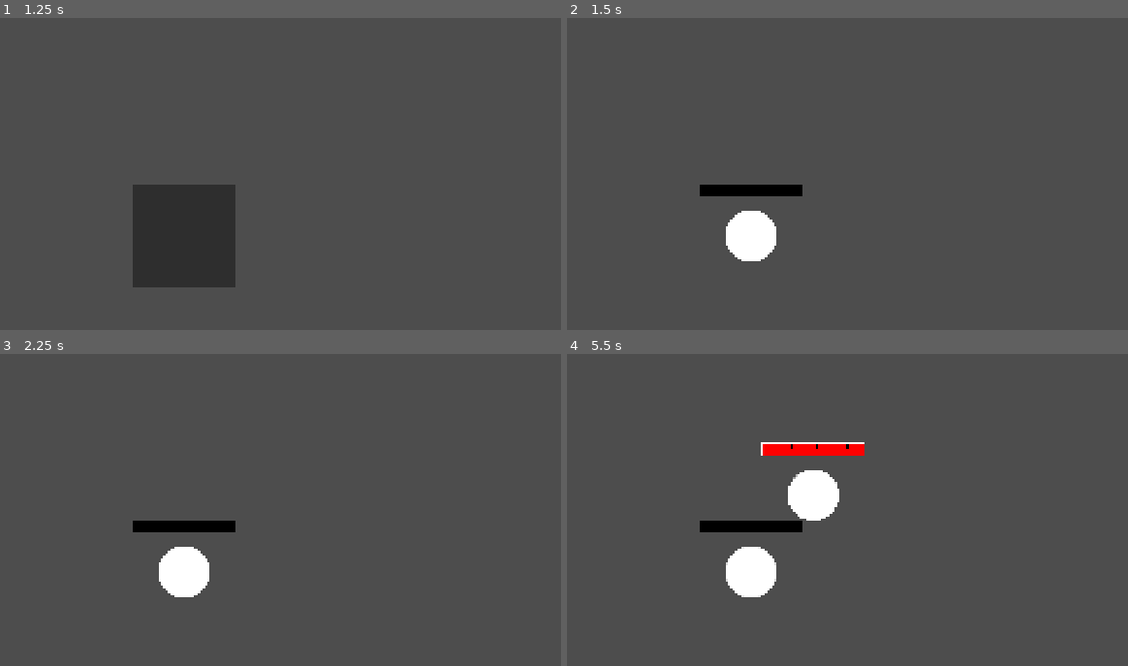
Above: before the commit, frames 1-4 (two rows, left to right).
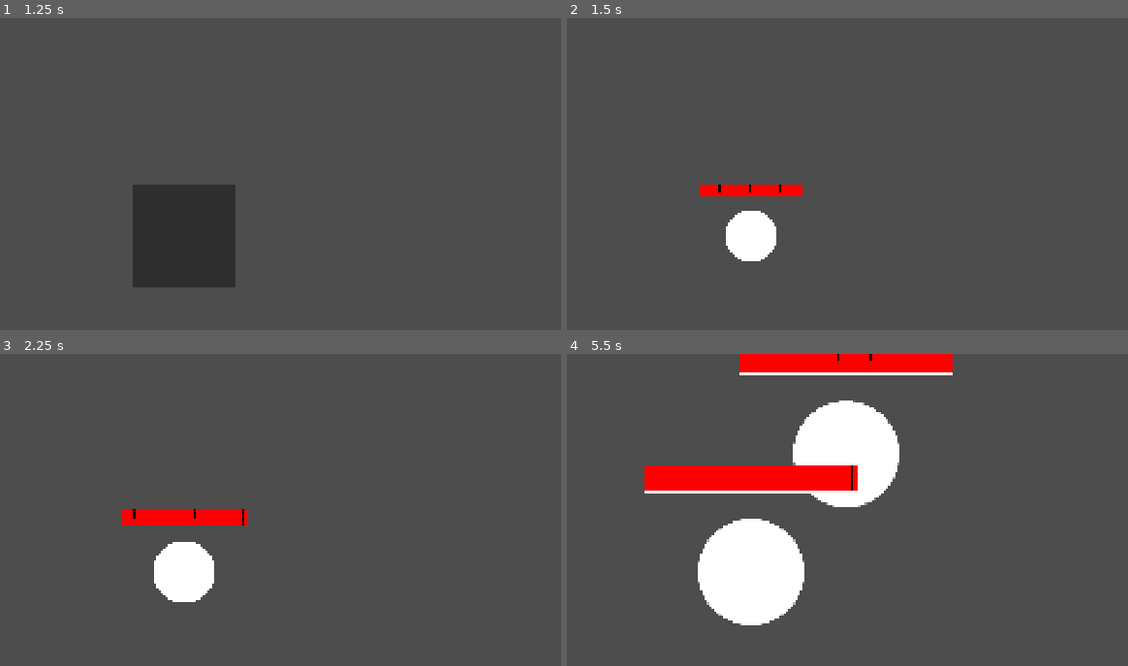
Above: after the commit, the same moments.

Repository: anzac9425/LoL-Like-Godot-4.7-2D
Game: Godot game, scene res://src/scenes/game_root/game_root.tscn
Same seed, same stepped clock (60 frames per second), same inputs: the game is played once before the commit and once after it.
Inputs (mouse positions are in pixels of both pictures, inside the frame that each line leads up to):
- Up to frame 1 (1.25 s): click (185, 236) at 0.5 s
- Up to frame 2 (1.5 s): click (752, 236) at 1.25 s
- Up to frame 3 (2.25 s): tap Enter at 2 s; move the mouse to (353, 550) at 2.02 s; hold Z (zoom_in, bound only after the commit) from 2.03 s (still down)
- Up to frame 4 (5.5 s): tap X (zoom_out, bound only after the commit) at 2.3, 2.85, 3.8, 5.3 s; move the mouse to (595, 594) at 2.77 s; release Z (zoom_in, bound only after the commit) at 2.78 s; tap Z (zoom_in, bound only after the commit) at 3.05, 4.55 s; tap Space at 3.5 s; move the mouse to (830, 475) at 3.52 s; press the mouse at (830, 475) at 3.53 s; move the mouse to (712, 659) at 4.27 s; release the mouse at (712, 659) at 4.28 s; tap S (stop) at 4.35 s; tap Enter at 5 s; move the mouse to (982, 637) at 5.02 s; hold Z (zoom_in, bound only after the commit) from 5.03 s (still down)

Frame 1 is identical in both runs. In frame 2, 0.7% of the frame differs, in the area x 23-42%, y 53-58%; in frame 3, 2.1%; in frame 4, 15%, in the area x 13-69%, y 0-87%.
Error before the commit: Cannot call method 'duplicate' on a null value. (res://src/scenes/character_base/character_base.gd:391)

Commit message:
projectile type, area

Diff:
--- a/project.godot
+++ b/project.godot
@@ -63,6 +63,16 @@
 "events": [Object(InputEventKey,"resource_local_to_scene":false,"resource_name":"","device":-1,"window_id":0,"alt_press …(192 unchanged characters)…
 ]
 }
+zoom_in={
+"deadzone": 0.2,
+"events": [Object(InputEventKey,"resource_local_to_scene":false,"resource_name":"","device":-1,"window_id":0,"alt_pressed":false,"shift_pressed":false,"ctrl_pressed":false,"meta_pressed":false,"pressed":false,"keycode":0,"physical_keycode":90,"key_label":0,"unicode":122,"location":0,"echo":false,"script":null)
+]
+}
+zoom_out={
+"deadzone": 0.2,
+"events": [Object(InputEventKey,"resource_local_to_scene":false,"resource_name":"","device":-1,"window_id":0,"alt_pressed":false,"shift_pressed":false,"ctrl_pressed":false,"meta_pressed":false,"pressed":false,"keycode":0,"physical_keycode":88,"key_label":0,"unicode":120,"location":0,"echo":false,"script":null)
+]
+}
 
 [physics]
 
--- a/src/core/systems/combat/combat.gd
+++ b/src/core/systems/combat/combat.gd
@@ -95,7 +95,9 @@
 
 	crowd_control.type = type
 	crowd_control.amount = amount
-	crowd_control.remaining_duration = duration * max(0.0, (1.0 - target.total_statistics.tenacity))
+	crowd_control.remaining_duration = duration
+	if type != CrowdControl.Type.AIRBORNE:
+		crowd_control.remaining_duration *= max(0.0, (1.0 - target.total_statistics.tenacity))
 
 	target.crowd_controls.append(crowd_control)
 
--- a/src/core/systems/combat/crowd_control.gd
+++ b/src/core/systems/combat/crowd_control.gd
@@ -5,7 +5,8 @@
 	SLOW,
 	STUN,
 	ROOT,
-	SILENCE
+	SILENCE,
+	AIRBORNE
 }
 
 var type: Type
--- a/src/resources/characters/aatrox/aatrox_character_data.tres
+++ b/src/resources/characters/aatrox/aatrox_character_data.tres
@@ -7,7 +7,7 @@
 
 [resource]
 script = ExtResource("1_nbm8a")
-character_name = "test2"
+character_name = "aatrox"
 radius = 64.0
 statistics = ExtResource("3_u1uq4")
 growth_statistics = ExtResource("2_l8l3w")
--- a/src/resources/characters/aatrox/aatrox_growth_statistics.tres
+++ b/src/resources/characters/aatrox/aatrox_growth_statistics.tres
@@ -4,4 +4,10 @@
 
 [resource]
 script = ExtResource("1_u5um0")
+health = 114.0
+health_regeneration = 0.5
+attack_damage = 5.0
+armor = 4.8
+magic_resistance = 2.05
+attack_speed_multiplier = 0.025
 metadata/_custom_type_script = "uid://b8abtl1va6o4b"
--- a/src/resources/characters/aatrox/aatrox_logic.gd
+++ b/src/resources/characters/aatrox/aatrox_logic.gd
@@ -1 +1,31 @@
 extends CharacterLogic
+
+func on_spawn():
+	pass
+
+func on_death():
+	pass
+
+func on_take_damage():
+	pass
+
+func on_deal_damage():
+	pass
+
+func on_auto_attack():
+	pass
+
+func on_auto_attack_hit():
+	pass
+
+func cast_q():
+	pass
+
+func cast_w():
+	pass
+
+func cast_e():
+	pass
+
+func cast_r():
+	pass
--- a/src/resources/characters/aatrox/aatrox_statistics.tres
+++ b/src/resources/characters/aatrox/aatrox_statistics.tres
@@ -4,6 +4,12 @@
 
 [resource]
 script = ExtResource("1_6r5q8")
-health = 2048.0
-move_speed = 300.0
+health = 650.0
+health_regeneration = 3.0
+attack_damage = 60.0
+armor = 38.0
+magic_resistance = 32.0
+attack_speed = 0.651
+move_speed = 345.0
+attack_range = 175.0
 metadata/_custom_type_script = "uid://b8abtl1va6o4b"
--- a/src/resources/characters/test1/test1_character_data.tres
+++ b/src/resources/characters/test1/test1_character_data.tres
@@ -2,6 +2,7 @@
 
 [ext_resource type="Script" uid="uid://c5nrg3dfghsbm" path="res://src/resources/characters/character_data.gd" id="1_h32tj"]
 [ext_resource type="Script" uid="uid://b1f657pf07mmn" path="res://src/resources/characters/test1/test1_logic.gd" id="1_xfegy"]
+[ext_resource type="Resource" uid="uid://ccxisn30c48or" path="res://src/resources/characters/test1/test1_growth_statistics.tres" id="2_0ie4s"]
 [ext_resource type="Resource" uid="uid://cm11rmdprxn56" path="res://src/resources/characters/test1/test1_statistics.tres" id="3_qp0j6"]
 
 [resource]
@@ -9,5 +10,6 @@
 character_name = "test1"
 radius = 64.0
 statistics = ExtResource("3_qp0j6")
+growth_statistics = ExtResource("2_0ie4s")
 character_logic = ExtResource("1_xfegy")
 metadata/_custom_type_script = "uid://c5nrg3dfghsbm"
--- /dev/null
+++ b/src/resources/characters/test1/test1_growth_statistics.tres
@@ -0,0 +1,7 @@
+[gd_resource type="Resource" script_class="Statistics" format=3 uid="uid://ccxisn30c48or"]
+
+[ext_resource type="Script" uid="uid://b8abtl1va6o4b" path="res://src/resources/characters/statistics.gd" id="1_a5nuw"]
+
+[resource]
+script = ExtResource("1_a5nuw")
+metadata/_custom_type_script = "uid://b8abtl1va6o4b"
--- /dev/null
+++ b/src/scenes/area/area.gd
@@ -0,0 +1,193 @@
+extends Node2D
+class_name Area
+
+
+enum Shape {
+	CIRCLE,
+	RECTANGLE
+}
+
+var shape: Shape
+
+var radius: float
+
+var width: float
+var height: float
+
+var duration: float
+
+var follow_target: Node2D
+var follow_rotation: bool
+var offset: Vector2
+
+
+func _physics_process(delta: float) -> void:
+	if follow_target:
+		global_position = follow_target.global_position + offset
+
+		if follow_rotation:
+			global_rotation = follow_target.global_rotation
+
+	duration -= delta
+
+	if duration <= 0.0:
+		queue_free()
+
+
+func _draw() -> void:
+	if !visible:
+		return
+
+	match shape:
+		Shape.CIRCLE:
+			draw_circle(Vector2.ZERO, radius, Color.WHITE)
+
+		Shape.RECTANGLE:
+			draw_rect(Rect2(Vector2(width / -2.0, height / -2.0), Vector2(width, height)),
+				Color.WHITE,
+				false,
+				2.0
+			)
+
+
+func get_targets(group_name: String) -> Array[CharacterBase]:
+	match shape:
+		Shape.CIRCLE:
+			return get_targets_circle(group_name)
+
+		Shape.RECTANGLE:
+			return get_targets_rectangle(group_name)
+
+	return []
+
+
+func get_targets_circle(group_name: String) -> Array[CharacterBase]:
+	var shape_circle: CircleShape2D = CircleShape2D.new()
+
+	shape_circle.radius = radius
+
+	var query: PhysicsShapeQueryParameters2D = PhysicsShapeQueryParameters2D.new()
+
+	query.shape = shape_circle
+	query.transform = Transform2D(
+		0.0,
+		global_position
+	)
+
+	query.collide_with_areas = true
+
+	var result: Array[Dictionary] = (
+		Ingame.current
+		.get_world_2d()
+		.direct_space_state
+		.intersect_shape(query)
+	)
+
+	var targets: Array[CharacterBase]
+
+	for hit in result:
+		var collider: Object = hit["collider"]
+
+		if collider is CharacterBase:
+			if collider.is_in_group(group_name):
+				targets.append(collider)
+
+	return targets
+
+
+func get_targets_rectangle(group_name: String) -> Array[CharacterBase]:
+	var shape_rectangle: RectangleShape2D = RectangleShape2D.new()
+
+	shape_rectangle.size = Vector2(
+		width,
+		height
+	)
+
+	var query: PhysicsShapeQueryParameters2D = PhysicsShapeQueryParameters2D.new()
+
+	query.shape = shape_rectangle
+
+	query.transform = Transform2D(
+		global_rotation,
+		global_position
+	)
+
+	query.collide_with_areas = true
+
+	var result: Array[Dictionary] = (
+		Ingame.current
+		.get_world_2d()
+		.direct_space_state
+		.intersect_shape(query)
+	)
+
+	var targets: Array[CharacterBase]
+
+	for hit in result:
+		var collider: Object = hit["collider"]
+
+		if collider is CharacterBase:
+			if collider.is_in_group(group_name):
+				targets.append(collider)
+
+	return targets
+
+
+static func create_circle(
+	position_: Vector2,
+	radius_: float,
+	duration_: float,
+	follow_target_: Node2D = null,
+	follow_rotation_: bool = false,
+	offset_: Vector2 = Vector2.ZERO
+) -> Area:
+
+	var area: Area = Area.new()
+
+	area.shape = Shape.CIRCLE
+
+	area.global_position = position_
+
+	area.radius = radius_
+
+	area.duration = duration_
+
+	area.follow_target = follow_target_
+	area.follow_rotation = follow_rotation_
+	area.offset = offset_
+
+	Ingame.current.areas.add_child(area)
+
+	return area
+
+
+static func create_rectangle(
+	position_: Vector2,
+	rotation_: float,
+	width_: float,
+	height_: float,
+	duration_: float,
+	follow_target_: Node2D = null,
+	follow_rotation_: bool = false,
+	offset_: Vector2 = Vector2.ZERO
+) -> Area:
+
+	var area: Area = Area.new()
+
+	area.shape = Shape.RECTANGLE
+
+	area.global_position = position_
+	area.rotation = rotation_
+
+	area.width = width_
+	area.height = height_
+
+	area.duration = duration_
+
+	area.follow_target = follow_target_
+	area.follow_rotation = follow_rotation_
+	area.offset = offset_
+
+	Ingame.current.areas.add_child(area)
+
+	return area
--- /dev/null
+++ b/src/scenes/area/area.tscn
@@ -0,0 +1,6 @@
+[gd_scene format=3 uid="uid://d4by0xushvlj8"]
+
+[ext_resource type="Script" uid="uid://ba5u6deb0odt" path="res://src/scenes/area/area.gd" id="1_ybrte"]
+
+[node name="Area" type="Node2D" unique_id=964916043]
+script = ExtResource("1_ybrte")
--- a/src/scenes/character_base/character_base.gd
+++ b/src/scenes/character_base/character_base.gd
@@ -51,14 +51,9 @@
 	set_radius_sprite(character_radius)
 	set_radius_collision_shape(character_radius)
 
-	target_position = global_position
-
 	calculate_statistics()
 
-	current_health = total_statistics.health
-	current_mana = total_statistics.mana
-
-	queue_redraw()
+	respawn()
 
 
 func _physics_process(delta: float) -> void:
@@ -218,18 +213,25 @@
 	is_dead = false
 	auto_attack_available = true
 
-	global_position = Vector2.ZERO
 	current_health = total_statistics.health
 	current_mana = total_statistics.mana
+
 	barriers.clear()
+	crowd_controls.clear()
+	statuses.clear()
 
 	target_position = global_position
 
+	is_moving = false
 	auto_attack_target = null
+	auto_attack_cooldown = 0.0
 
 	set_physics_process(true)
+
 	update_visibility()
 	queue_redraw()
+
+	character_logic.on_spawn()
 
 
 func set_radius_sprite(radius: float) -> void:
@@ -266,6 +268,7 @@
 	if character_data.ranged:
 		Ingame.current.spawn_projectile(
 			damage_info,
+			Projectile.Type.TARGET,
 			1024.0,
 			8.0
 		)
@@ -314,6 +317,9 @@
 	if has_crowd_control(CrowdControl.Type.ROOT):
 		return false
 
+	if has_crowd_control(CrowdControl.Type.AIRBORNE):
+		return false
+
 	return true
 
 
@@ -327,6 +333,9 @@
 	if has_crowd_control(CrowdControl.Type.STUN):
 		return false
 
+	if has_crowd_control(CrowdControl.Type.AIRBORNE):
+		return false
+
 	return true
 
 
@@ -338,6 +347,9 @@
 		return false
 
 	if has_crowd_control(CrowdControl.Type.SILENCE):
+		return false
+
+	if has_crowd_control(CrowdControl.Type.AIRBORNE):
 		return false
 
 	return true
--- a/src/scenes/ingame/ingame.gd
+++ b/src/scenes/ingame/ingame.gd
@@ -12,6 +12,14 @@
 
 	input_characters.append(spawn_character(load(Paths.CHARACTER_DATA_AATROX), Vector2.ZERO, "a"))
 	spawn_character(load(Paths.CHARACTER_DATA_TEST1), Vector2.ZERO, "a")
+
+
+func _process(delta: float) -> void:
+	if Input.is_action_pressed("zoom_in"):
+		$Camera2D.zoom += Vector2.ONE * delta
+
+	if Input.is_action_pressed("zoom_out"):
+		$Camera2D.zoom -= Vector2.ONE * delta
 
 
 func _unhandled_input(event: InputEvent) -> void:
@@ -91,11 +99,14 @@
 
 func spawn_projectile(
 	damage_info: DamageInfo,
+	type: Projectile.Type,
 	speed: float,
 	radius: float
 ) -> Projectile:
 
 	var projectile: Projectile = load(Paths.PROJECTILE).instantiate()
+
+	projectile.projectile_type = type
 
 	projectile.damage_info = damage_info
 	projectile.projectile_speed = speed
--- a/src/scenes/ingame/ingame.tscn
+++ b/src/scenes/ingame/ingame.tscn
@@ -9,6 +9,8 @@
 
 [node name="Projectiles" type="Node2D" parent="." unique_id=896597231]
 
+[node name="Areas" type="Node2D" parent="." unique_id=2053928906]
+
 [node name="Camera2D" type="Camera2D" parent="." unique_id=891521632]
 
 [node name="CanvasLayer" type="CanvasLayer" parent="." unique_id=266394916]
--- a/src/scenes/projectile/projectile.gd
+++ b/src/scenes/projectile/projectile.gd
@@ -1,8 +1,16 @@
 extends Area2D
 class_name Projectile
 
+
+enum Type {
+	TARGET,
+	LINEAR
+}
+
 @onready var projectile_sprite: Sprite2D = $Sprite2D
 @onready var projectile_collision_shape: CollisionShape2D = $CollisionShape2D
+
+var projectile_type: Type
 
 var damage_info: DamageInfo
 var projectile_speed: float
@@ -10,6 +18,15 @@
 
 var projectile_sprite_radius: float
 var projectile_collision_shape_radius: float
+
+var direction: Vector2
+
+var max_distance: float
+var traveled_distance: float
+
+var pierce: bool
+
+var hit_targets: Array[CharacterBase]
 
 
 func _ready() -> void:
@@ -20,20 +37,50 @@
 
 
 func _physics_process(delta: float) -> void:
-	if !damage_info.victim.can_be_targeted():
-		queue_free()
-		return
+	match projectile_type:
+		Type.TARGET:
+			if !damage_info.victim.can_be_targeted():
+				queue_free()
+				return
 
-	global_position = global_position.move_toward(
-		damage_info.victim.global_position,
-		projectile_speed * delta
-	)
+			global_position = global_position.move_toward(
+				damage_info.victim.global_position,
+				projectile_speed * delta
+			)
 
-	if global_position.distance_to(damage_info.victim.global_position) <= projectile_radius + damage_info.victim.character_collision_shape_radius:
-		Combat.apply_damage(damage_info)
+			if global_position.distance_to(damage_info.victim.global_position) <= projectile_radius + damage_info.victim.character_collision_shape_radius:
+				Combat.apply_damage(damage_info)
 
-		queue_free()
-		return
+				queue_free()
+				return
+
+		Type.LINEAR:
+			var movement: Vector2 = direction * projectile_speed * delta
+
+			global_position += movement
+
+			traveled_distance += movement.length()
+
+			for area in get_overlapping_areas():
+				if area is CharacterBase:
+					if area == damage_info.attacker:
+						continue
+
+					if area in hit_targets:
+						continue
+
+					hit_targets.append(area)
+
+					damage_info.victim = area
+
+					Combat.apply_damage(damage_info)
+
+					if !pierce:
+						queue_free()
+						return
+
+			if traveled_distance >= max_distance:
+				queue_free()
 
 
 func set_radius_sprite(radius: float) -> void:
Not shown, added: src/scenes/area/area.gd.uid
